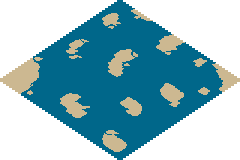
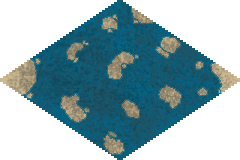
Revision of a layered w=240, h=160 image; what changed, layer by layer:
added group "Noise" (52%) with 2 layers above "Grid" over [0,0,238,160]
added layer "Noise 2" (44%) in group "Noise" over [9,0,238,160]
added layer "Noise 1" in group "Noise" over [0,0,237,160]
painted on "Map" over [21,6,223,155]
